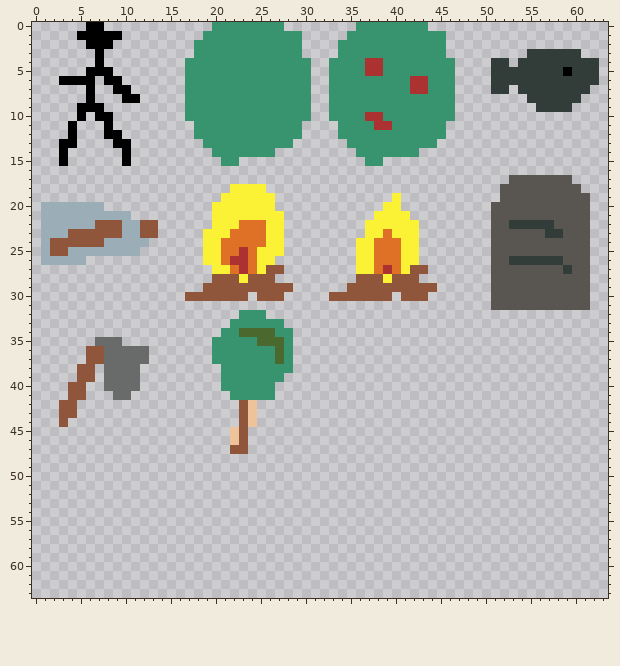
Two states of a pixel-art sprite, Assets/textures/game_objects.png. Above, as it was before the edit.
The file is 64x64 pixels.
New version:
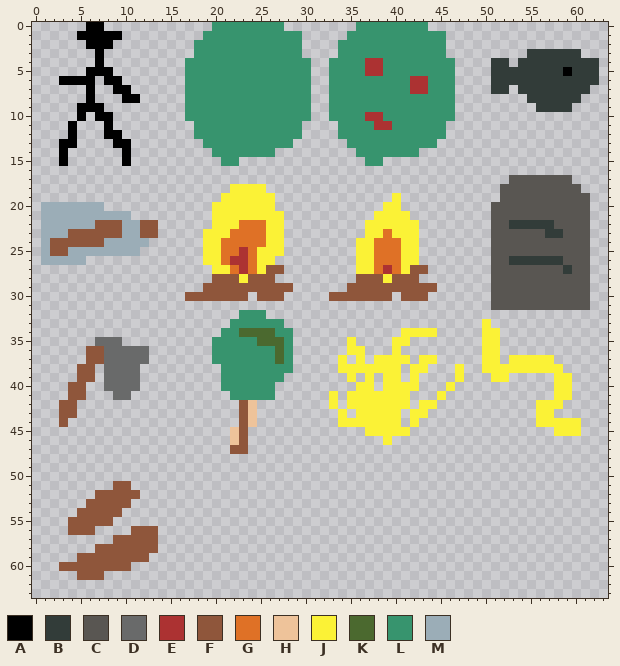
Palette (. is transparent): A #000000  B #323c39  C #595652  D #696a6a  E #ac3232  F #8f563b  G #df7126  H #eec39a  J #fbf236  K #4b692f  L #37946e  M #9badb7
Change:
@@ x 31..62 @@
 32 ................................
-33 ................................
-34 ................................
-35 ................................
-36 ................................
-37 ................................
-38 ................................
-39 ................................
-40 ................................
-41 ................................
-42 ................................
-43 ................................
-44 ................................
-45 ................................
-46 ................................
+33 ...................J............
+34 ..........JJJJ.....JJ...........
+35 ....J....JJ........JJ...........
+36 ....JJ...J.........JJ...........
+37 ...J.J.JJJJ.JJ.....JJ.JJJJJ.....
+38 ...JJJJJJJ.JJ...J..JJJJJJJJJ....
+39 ....J.J.JJ.J....J...JJ.....JJ...
+40 .....JJ.JJJJ...J...........JJ...
+41 ..J.JJJJJJJ...J............JJ...
+42 ..J.JJJJJJJ.JJ...........JJJ....
+43 ...J.JJJJJ.JJ............JJ.....
+44 ...JJJJJJJ.J.............JJJJJ..
+45 ......JJJJJ................JJJ..
+46 ........J.......................
 47 ................................
@@ x 1..15 @@
 50 ...............
-51 ...............
-52 ...............
-53 ...............
-54 ...............
-55 ...............
-56 ...............
-57 ...............
-58 ...............
-59 ...............
-60 ...............
-61 ...............
+51 ........FF.....
+52 ......FFFFF....
+53 .....FFFFF.....
+54 ....FFFFF......
+55 ...FFFFF.......
+56 ...FFF....FFF..
+57 ........FFFFF..
+58 ......FFFFFFF..
+59 ....FFFFFFFF...
+60 ..FFFFFFFF.....
+61 ....FFF........
 62 ...............
Where, in picture pixels (left, top, right, bottom), the same in both pictures:
added: (329, 319, 581, 445)
added: (59, 481, 158, 580)
